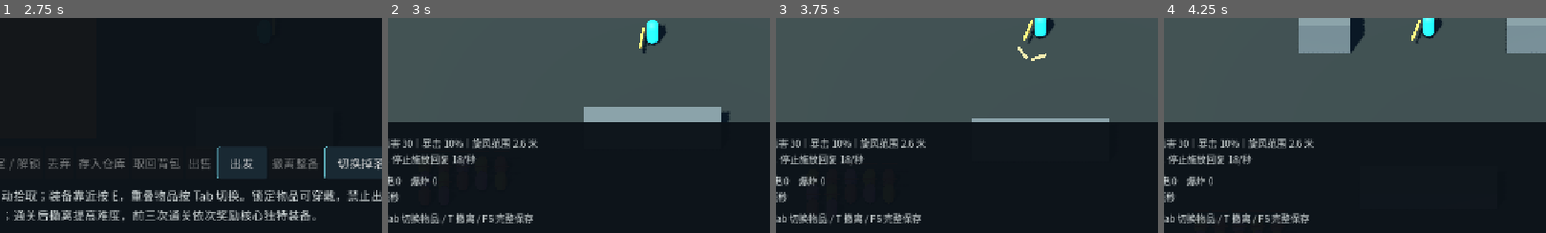
Above: before the commit, frames 1-4 (left to right).
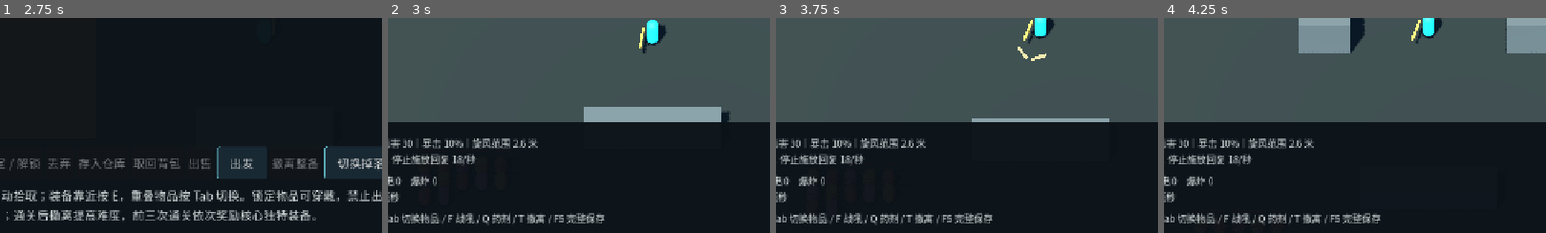
Above: after the commit, the same moments.

Repository: w7775p/relic-ARPG
Game: Godot game, scene res://app/boot/boot.tscn
Two runs of this game, one before a commit and one after it. Both use one fixed random seed, a clock stepped at 60 frames per second and the inputs below.
Inputs (mouse positions are % of the whole screen's width and height, from its top left):
- Up to frame 1 (2.75 s): click "新建角色" at 0.5 s; click "关闭（I / Esc）" at 1.25 s; click "继续探索" at 2 s
- Up to frame 2 (3 s): click "出发" at 2.75 s
- Up to frame 3 (3.75 s): tap Enter at 3.5 s; move the mouse to (45, 70) at 3.52 s; hold W (move_up) from 3.53 s (still down); hold 1 (basic_build) from 3.53 s (still down); click (45, 70) at 3.67 s
- Up to frame 4 (4.25 s): keep holding W (move_up); keep holding 1 (basic_build)
The pictures show only the part of the screen within x 15-65%, y 45-95%; the shares and areas given below are measured in that part.

Frame 1 is identical in both runs. In frame 2, 1.1% of the frame differs, in the area x 15-57%, y 90-97%; in frame 3, 1.1%; in frame 4, 1.1%.
Error in both runs: Trying to assign an array of type "Array" to a variable of type "Array[String]". (res://systems/persistence/save_validator.gd:155)

Commit message:
P1_Task2: 保存并恢复持续战斗状态

Diff:
--- a/game/world/maps/expedition.gd
+++ b/game/world/maps/expedition.gd
@@ -1,5 +1,5 @@
 extends "res://world/maps/combat_arena.gd"
-## M2 刷宝会话：真实装备、地面战利品、整备、成长与探险恢复。
+## M2/D1 刷宝会话：真实装备、技能状态、地面战利品、整备、成长与探险恢复。
 const PANEL: Script = preload("res://ui/inventory/inventory_panel.gd")
 var inventory: InventoryState = InventoryState.new()
 var generator: ItemGenerator = ItemGenerator.new()
@@ -26,8 +26,8 @@
 	panel.session = self
 	$Interface.add_child(panel)
 	panel.hide()
-	$Interface/CombatInfo/Rows/Controls.text = "I 背包装备 / E 拾取 / Tab 切换物品 / T 撤离 / F5 完整保存"
-	if saved.get("version", 0) == 3:
+	$Interface/CombatInfo/Rows/Controls.text = "I 背包装备 / E 拾取 / Tab 切换物品 / F 战吼 / Q 药剂 / T 撤离 / F5 完整保存"
+	if saved.get("version", 0) == 4:
 		restore_expedition(saved.expedition)
 	else:
 		var starter: Dictionary = generator.generate(1)
@@ -70,7 +70,7 @@
 		text += "\n已清场，拾取战利品后按 T 撤离，提高下一趟难度"
 	status.text = text
 
-## M2 键位只控制真实流程，测试预设继续留在 M1 场景。
+## M2 键位只控制真实流程，测试预设继续留在独立调试资源。
 func _unhandled_input(event: InputEvent) -> void:
 	if event is InputEventKey and event.pressed and not event.echo:
 		match event.physical_keycode:
@@ -108,6 +108,8 @@
 	get_tree().paused = true
 	skills.channel_requested = false
 	skills.primary_requested = false
+	skills.auxiliary_requested = false
+	skills.potion_requested = false
 	skills.is_channeling = false
 	panel.show()
 	panel.refresh()
@@ -226,7 +228,7 @@
 	for drop: Dictionary in ground.duplicate():
 		_remove_drop(drop)
 
-## 据点出发恢复生命与能量，难度同时增加怪物生命、伤害与金币。
+## 据点出发恢复生命、能量和药剂，难度同时增加怪物生命、伤害与金币。
 func depart() -> void:
 	if not in_town:
 		return
@@ -309,7 +311,7 @@
 			success = true
 	return "操作完成" if success else "操作失败：请检查地点、选中物品、锁定状态和容量"
 
-## 保存前完成当前有限触发链；保留敌人动作、弹体、技能冷却及独立随机序列。
+## 保存前完成当前有限触发链；保留敌人持续状态、动作、弹体、技能冷却及独立随机序列。
 func snapshot_expedition() -> Dictionary:
 	effects.drain(1000000)
 	var enemies: Array = []
@@ -318,6 +320,7 @@
 		data.position = SessionSnapshot.vector(enemy.position)
 		data.definition = enemy.get_meta("definition_path", enemy.definition.resource_path)
 		data.damage = enemy.definition.damage
+		data.bleeds = enemy.bleeds.duplicate(true)
 		enemies.append(data)
 	var projectiles: Array = []
 	for projectile: EnemyProjectile in $Projectiles.get_children():
@@ -355,10 +358,14 @@
 		var enemy: EnemyController = encounters.spawn_enemy(definition, SessionSnapshot.unvector(entry.position))
 		enemy.set_meta("definition_path", entry.definition)
 		var fields: Dictionary = entry.duplicate()
-		for key: String in ["definition", "damage", "position"]:
+		var saved_bleeds: Array = fields.bleeds.duplicate(true)
+		for key: String in ["definition", "damage", "position", "bleeds"]:
 			fields.erase(key)
 		SessionSnapshot.apply(enemy, fields)
+		enemy.bleeds = saved_bleeds
 		enemy._on_health_changed(enemy.health, enemy.max_health)
+		if not enemy.bleeds.is_empty():
+			feedback.ring(enemy.position, 0.35, Color(0.8, 0.06, 0.06), 0.5)
 		if enemy.state == EnemyController.State.WINDUP:
 			feedback.ring(enemy.position, 1.8, Color.RED, maxf(enemy.state_remaining, 0.01))
 			if definition.kind == EnemyDefinition.Kind.CHARGER:
@@ -375,14 +382,16 @@
 	ground = data.ground.duplicate(true)
 	for drop: Dictionary in ground:
 		_render_drop(drop)
+	skills.reset()
 	player.restore_position(SessionSnapshot.unvector(data.position))
 	SessionSnapshot.apply(player, data.player)
 	player.visual_root.rotation.y = data.facing
-	skills.reset()
 	SessionSnapshot.apply(skills, data.skills)
+	if skills._warcry_applied:
+		feedback.ring(player.position, 2.2, Color(0.95, 0.72, 0.18), maxf(skills._warcry_remaining, 0.01))
 	$FollowCamera.snap_to_target()
 
-## M2 存档入口沿用暂停菜单按钮，文件错误反馈到界面。
+## 完整存档入口沿用暂停菜单按钮，文件错误反馈到界面。
 func _save_position() -> Error:
 	if _initializing:
 		return OK
